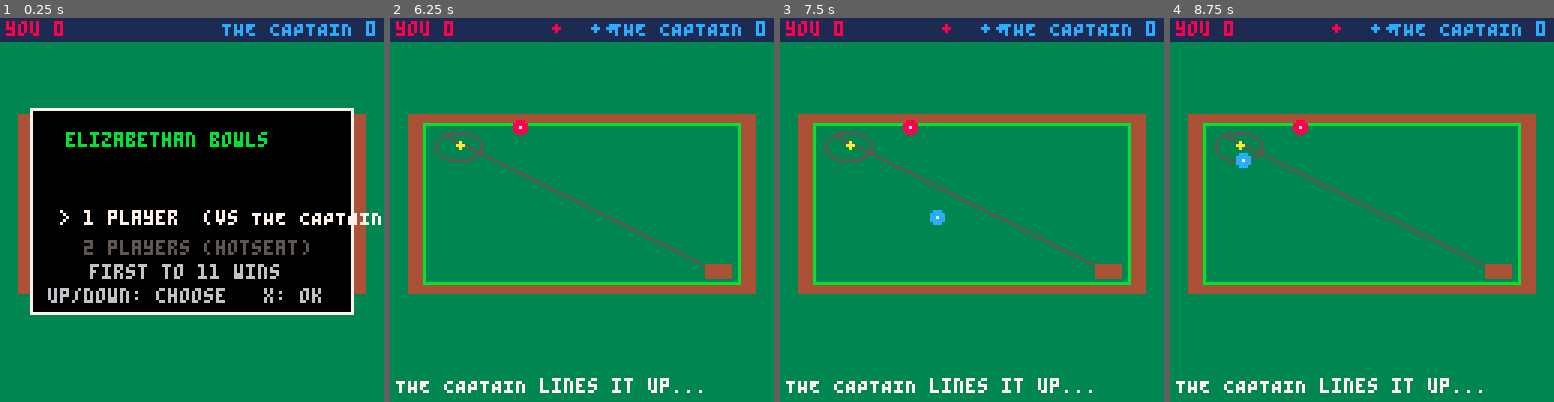
Above: before the commit, frames 1-4 (left to right).
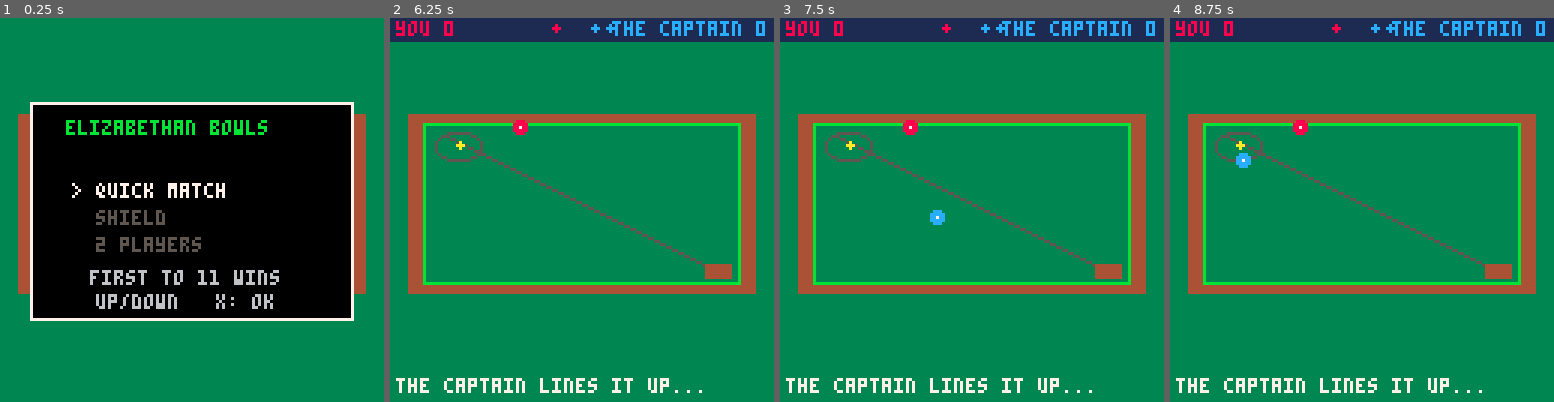
Above: after the commit, the same moments.

Repository: jagteasdale/bowls-game
Game: PICO-8 cartridge bowls.p8
The game is run twice, just before and just after one commit, with the same random seed, the same clock (stepped at 60 frames per second) and the same inputs.
Inputs:
- Up to frame 1 (0.25 s): no input
- Up to frame 2 (6.25 s): tap X (X key) at 0.33, 1.07, 1.85, 2.97, 4.08, 5.2 s; hold Right 1.6-2.1 s; hold Up 2.15-2.42 s; hold Right 2.47-3.03 s; hold Left 3.08-3.58 s; hold Down 3.63-3.97 s; hold Right 4.02-4.68 s; hold Up 4.73-5.03 s; hold Left 5.08-5.68 s; hold Down 5.73-6.03 s; hold Right from 6.08 s (still down)
- Up to frame 3 (7.5 s): tap X (X key) at 6.32, 7.43 s; release Right at 6.58 s; hold Right 6.63-7.13 s; hold Up 7.18-7.45 s
- Up to frame 4 (8.75 s): hold Right 7.5-8.07 s; hold Left 8.12-8.62 s; tap X (X key) at 8.55 s; hold Down from 8.67 s (still down)

The runs differ from the first frame. In frame 1, 17% of the frame differs, in the area x 0-100%, y 0-79%; in frame 2, 0.7%; in frame 3, 0.7%; in frame 4, 0.7%.

Commit message:
Shield mode (knockout tournament) + re-export
- title menu: quick match / shield / 2 players
- shield: opponent roster (Wanderer, Hustler, Stalwart, Captain-final), each
  with intro dialogue and a reserved portrait sprite id
- per-round intro screen (placeholder portrait + dialogue box) -> match to 11
- bracket progression: win to advance, lose to drop out, beat all -> shield-won
- generalised the CPU side to G.opponent (was hardcoded to The Captain)
- integration: shield win-progression + a real menu->match->routing run
- refresh PICO-8 web export (bowls.html/js) with shield mode + dialogue tweaks

Co-Authored-By: Claude Opus 4.8 <noreply@anthropic.com>

Diff:
--- a/src/data.lua
+++ b/src/data.lua
@@ -60,13 +60,36 @@
 NAME_MAX     = 6    -- max characters in a hotseat player name
 NAME_LETTERS = " abcdefghijklmnopqrstuvwxyz" -- index 1 is space
 
--- the vertical slice's single opponent.
--- skill: 0 = perfect; higher = more aim/power error (jitter band).
--- aggression: 0 = always draw to jack; 1 = will gamble on a firing shot.
+-- an AI opponent persona.
+--   skill:      aim/power error (0 = perfect; HIGHER = easier opponent)
+--   aggression: 0 = always draw to jack; 1 = will gamble on a firing shot
+--   wood_pref:  which WOODS entry it favours
+--   face:       reserved sprite id for portrait art (draw later in the sprite editor)
+--   dialogue:   intro lines, pre-wrapped to fit the box
 CAPTAIN = {
-  name = "THE CAPTAIN",
+  name = "the captain",
   blurb = "runs a tight ship. steady draw, no heroics.",
   wood_pref = 2,     -- favours the dependable HEAVY wood
-  skill = 0.10,      -- consistent
+  skill = 0.10,      -- consistent (the toughest)
   aggression = 0.15, -- rarely gambles
+  face = 4,
+  dialogue = { "so. you think", "you can take my", "shield from me.", "we'll see." },
 }
+
+-- the shield tournament roster, in bracket order (last entry = final boss).
+-- difficulty rises through the bracket (skill/error falls).
+ROSTER = {
+  {
+    name = "the wanderer", face = 1, wood_pref = 1, skill = 0.30, aggression = 0.45,
+    dialogue = { "you must be new.", "i've bowled greens", "everywhere. this one's", "nothing special." },
+  },
+  {
+    name = "the hustler", face = 2, wood_pref = 3, skill = 0.24, aggression = 0.65,
+    dialogue = { "fancy a small", "wager on it?", "...suit yourself." },
+  },
+  {
+    name = "the stalwart", face = 3, wood_pref = 2, skill = 0.18, aggression = 0.10,
+    dialogue = { "forty years i've", "bowled this rink.", "forty years." },
+  },
+  CAPTAIN, -- the final
+}
--- a/src/main.lua
+++ b/src/main.lua
@@ -35,6 +35,8 @@
     update_title_menu()
   elseif G.phase == "name_entry" then
     update_name_entry()
+  elseif G.phase == "intro" then
+    update_intro()
   elseif G.phase == "handoff" then
     update_handoff()
   elseif G.phase == "wood_select" then
@@ -50,6 +52,8 @@
   elseif G.phase == "result" then
     if btnp(5) then after_result() end
   elseif G.phase == "match_over" then
+    if btnp(5) then after_match() end
+  elseif G.phase == "shield_won" then
     if btnp(5) then new_game() end
   end
 end
--- a/src/menu.lua
+++ b/src/menu.lua
@@ -3,15 +3,25 @@
 
 -- ---- title: choose 1 or 2 players ------------------------------------------
 
+-- menu options: 1 = quick match (vs the captain), 2 = shield, 3 = 2 players
 function update_title_menu()
   if btnp(2) and G.menu_sel > 1 then G.menu_sel = G.menu_sel - 1 end
-  if btnp(3) and G.menu_sel < 2 then G.menu_sel = G.menu_sel + 1 end
+  if btnp(3) and G.menu_sel < 3 then G.menu_sel = G.menu_sel + 1 end
   if btnp(5) then
     if G.menu_sel == 1 then
       start_solo()
+    elseif G.menu_sel == 2 then
+      start_shield()
     else
       begin_name_entry()
     end
+  end
+end
+
+-- opponent intro screen: press X to start the round's match
+function update_intro()
+  if btnp(5) then
+    start_match()
   end
 end
 
--- a/src/render.lua
+++ b/src/render.lua
@@ -136,18 +136,59 @@
 -- ---- front-end screens ----------------------------------------------------
 
 local function draw_title_menu()
-  rectfill(10, 30, 117, 98, 0)
-  rect(10, 30, 117, 98, 7)
-  print("elizabethan bowls", 22, 38, 11)
-  local opts = { "1 player  (vs " .. CAPTAIN.name .. ")", "2 players (hotseat)" }
-  for i = 1, 2 do
-    local y = 54 + i * 10
+  rectfill(10, 28, 117, 100, 0)
+  rect(10, 28, 117, 100, 7)
+  print("elizabethan bowls", 22, 34, 11)
+  local opts = { "quick match", "shield", "2 players" }
+  for i = 1, 3 do
+    local y = 46 + i * 9
     local sel = (G.menu_sel == i)
-    if sel then print(">", 20, y, 7) end
-    print(opts[i], 28, y, sel and 7 or 5)
-  end
-  print("first to " .. TARGET_SCORE .. " wins", 30, 82, 6)
-  print("up/down: choose   x: ok", 16, 90, 6)
+    if sel then print(">", 24, y, 7) end
+    print(opts[i], 32, y, sel and 7 or 5)
+  end
+  print("first to " .. TARGET_SCORE .. " wins", 30, 84, 6)
+  print("up/down   x: ok", 32, 92, 6)
+end
+
+-- placeholder opponent portrait. swap the body for spr(opp.face, x0, y0, 5, 6)
+-- once you've drawn the pixel-art faces in the PICO-8 sprite editor.
+local function draw_portrait(opp, x0, y0, x1, y1)
+  rectfill(x0, y0, x1, y1, 5)
+  rect(x0, y0, x1, y1, 7)
+  local cx, cy = (x0 + x1) / 2, (y0 + y1) / 2 - 2
+  circfill(cx, cy, 11, 15)            -- head
+  circ(cx, cy, 11, 4)
+  pset(cx - 4, cy - 2, 0); pset(cx + 4, cy - 2, 0) -- eyes
+  line(cx - 3, cy + 5, cx + 3, cy + 5, 0)          -- mouth
+  print(sub(opp.name, 5, 5), cx - 1, y1 - 7, 6)    -- initial (skips "the ")
+end
+
+local function draw_intro()
+  cls(1)
+  local opp = G.opponent
+  print("shield  round " .. G.shield_stage .. "/" .. #ROSTER, 28, 12, 10)
+  draw_portrait(opp, 10, 28, 50, 76)
+  rectfill(56, 28, 120, 76, 0)
+  rect(56, 28, 120, 76, 7)
+  print(opp.name, 60, 33, team_col(TEAM_CPU))
+  local y = 44
+  for i = 1, #opp.dialogue do
+    print(opp.dialogue[i], 60, y, 7)
+    y = y + 7
+  end
+  print("x: bowl", 48, 92, 6)
+end
+
+local function draw_shield_won()
+  cls(1)
+  print("shield won!", 38, 28, 10)
+  local cx = 64
+  rectfill(cx - 8, 50, cx + 8, 52, 9) -- rim
+  circfill(cx, 54, 7, 9)              -- cup
+  rectfill(cx - 2, 60, cx + 2, 68, 9) -- stem
+  rectfill(cx - 9, 68, cx + 9, 71, 4) -- base
+  print("champion of the club", 22, 86, 7)
+  print("x: title", 46, 98, 6)
 end
 
 local function draw_name_entry()
@@ -202,12 +243,18 @@
     draw_power_bar(G.pow_p)
   end
 
-  draw_hud()
+  -- the score HUD only belongs on play screens, not the front-end / intro / win screens
+  if G.phase ~= "title" and G.phase ~= "name_entry" and G.phase ~= "intro"
+      and G.phase ~= "shield_won" then
+    draw_hud()
+  end
 
   if G.phase == "title" then
     draw_title_menu()
   elseif G.phase == "name_entry" then
     draw_name_entry()
+  elseif G.phase == "intro" then
+    draw_intro()
   elseif G.phase == "handoff" then
     draw_handoff()
   elseif G.phase == "wood_select" then
@@ -216,5 +263,7 @@
     draw_result()
   elseif G.phase == "match_over" then
     draw_match_over()
-  end
-end
+  elseif G.phase == "shield_won" then
+    draw_shield_won()
+  end
+end
--- a/src/state.lua
+++ b/src/state.lua
@@ -83,17 +83,55 @@
   G.lead = TEAM_PLAYER -- which team bowls first this end (the previous end's winner)
   -- default to a 1-player setup until a mode is chosen
   G.mode = "solo"
+  G.opponent = CAPTAIN -- the CPU persona (generalised; shield swaps this per round)
+  G.shield_stage = 1
   G.human = { [TEAM_PLAYER] = true, [TEAM_CPU] = false }
   G.names = { [TEAM_PLAYER] = "you", [TEAM_CPU] = CAPTAIN.name }
   G.msg = ""
 end
 
--- start a 1-player match vs The Captain
+-- start a 1-player "quick match" vs The Captain
 function start_solo()
   G.mode = "solo"
   G.human = { [TEAM_PLAYER] = true, [TEAM_CPU] = false }
-  G.names = { [TEAM_PLAYER] = "you", [TEAM_CPU] = CAPTAIN.name }
+  set_opponent(CAPTAIN)
   start_match()
+end
+
+-- ---- shield (knockout tournament) ------------------------------------------
+
+-- point the CPU side at a persona and label team 2 with its name
+function set_opponent(persona)
+  G.opponent = persona
+  G.names[TEAM_PLAYER] = "you"
+  G.names[TEAM_CPU] = persona.name
+end
+
+function start_shield()
+  G.mode = "shield"
+  G.human = { [TEAM_PLAYER] = true, [TEAM_CPU] = false }
+  G.shield_stage = 1
+  show_intro()
+end
+
+-- show the current round's opponent intro (portrait + dialogue), then the match
+function show_intro()
+  set_opponent(ROSTER[G.shield_stage])
+  G.phase = "intro"
+end
+
+-- called from the match-over screen: route by mode/result
+function after_match()
+  if G.mode == "shield" and G.winner == TEAM_PLAYER then
+    G.shield_stage = G.shield_stage + 1
+    if G.shield_stage > #ROSTER then
+      G.phase = "shield_won"
+    else
+      show_intro() -- next round
+    end
+  else
+    new_game() -- quick match / versus done, or shield knockout -> back to title
+  end
 end
 
 -- start a 2-player hotseat match (names already in G.names)
@@ -143,8 +181,8 @@
   else
     G.phase = "cpu_think"
     G.timer = 40
-    G.cpu = ai_choose(CAPTAIN, G.jack, G.woods)
-    G.msg = CAPTAIN.name .. " lines it up..."
+    G.cpu = ai_choose(G.opponent, G.jack, G.woods)
+    G.msg = G.opponent.name .. " lines it up..."
   end
 end
 
--- a/tests/integration.lua
+++ b/tests/integration.lua
@@ -117,8 +117,8 @@
 -- ============================================================================
 out("\n== versus match (2 players, hotseat) ==")
 _init()
-frame({ 3 }) -- title: move selection down to "2 players"
-assert(G.menu_sel == 2, "menu moved to 2-player option")
+frame({ 3 }); frame({ 3 }) -- title: down twice to "2 players" (3rd option)
+assert(G.menu_sel == 3, "menu moved to the 2-player option")
 frame({ 5 }) -- select -> name entry
 assert(G.phase == "name_entry", "2-player pick enters name entry")
 frame({ 5 }) -- accept player-1 default (red)
@@ -133,6 +133,41 @@
 assert(G.winner ~= nil and G.score[G.winner] >= TARGET_SCORE, "versus match produced a winner at target")
 out(string.format("versus match over: %s %d - %d %s", G.names[TEAM_PLAYER], G.score[TEAM_PLAYER],
   G.score[TEAM_CPU], G.names[TEAM_CPU]))
+
+-- ============================================================================
+out("\n== shield (knockout tournament) ==")
+-- progression logic: beating every opponent in turn wins the shield
+_init()
+start_shield()
+for s = 1, #ROSTER do
+  assert(G.phase == "intro", "round " .. s .. " opens on the intro screen")
+  assert(G.opponent == ROSTER[s], "intro shows roster opponent " .. s)
+  assert(G.names[TEAM_CPU] == ROSTER[s].name, "team 2 is named for the opponent")
+  G.winner = TEAM_PLAYER -- simulate winning this round's match
+  after_match()
+end
+assert(G.phase == "shield_won", "beating the whole bracket wins the shield")
+out("beat all " .. #ROSTER .. " opponents -> shield_won")
+
+-- menu -> shield -> intro -> a REAL match, then routing by who wins
+_init()
+frame({ 3 }) -- title: move down to "shield" (option 2)
+assert(G.menu_sel == 2, "menu sits on the shield option")
+frame({ 5 }) -- select shield -> round 1 intro
+assert(G.phase == "intro" and G.mode == "shield", "shield enters the intro screen")
+assert(G.opponent == ROSTER[1] and G.names[TEAM_CPU] == ROSTER[1].name, "round-1 opponent set")
+frame({ 5 }) -- intro -> start the match
+assert(G.mode == "shield" and G.opponent == ROSTER[1], "match runs vs the round-1 opponent")
+run_until("match_over", 200000)
+local sw = G.winner
+frame({ 5 }) -- after_match routes by result
+if sw == TEAM_PLAYER then
+  assert(G.phase == "intro" and G.shield_stage == 2, "a win advances to round 2")
+  out("shield match: player won round 1 -> round 2 intro")
+else
+  assert(G.phase == "title", "a loss knocks you out to the title")
+  out("shield match: player lost round 1 -> back to title")
+end
 
 -- ============================================================================
 out("\n== swing-back physics (aim wide -> hook back to the line) ==")
Not shown, changed: bowls.html
Not shown, changed: bowls.js
Not shown, changed: docs/design.md
